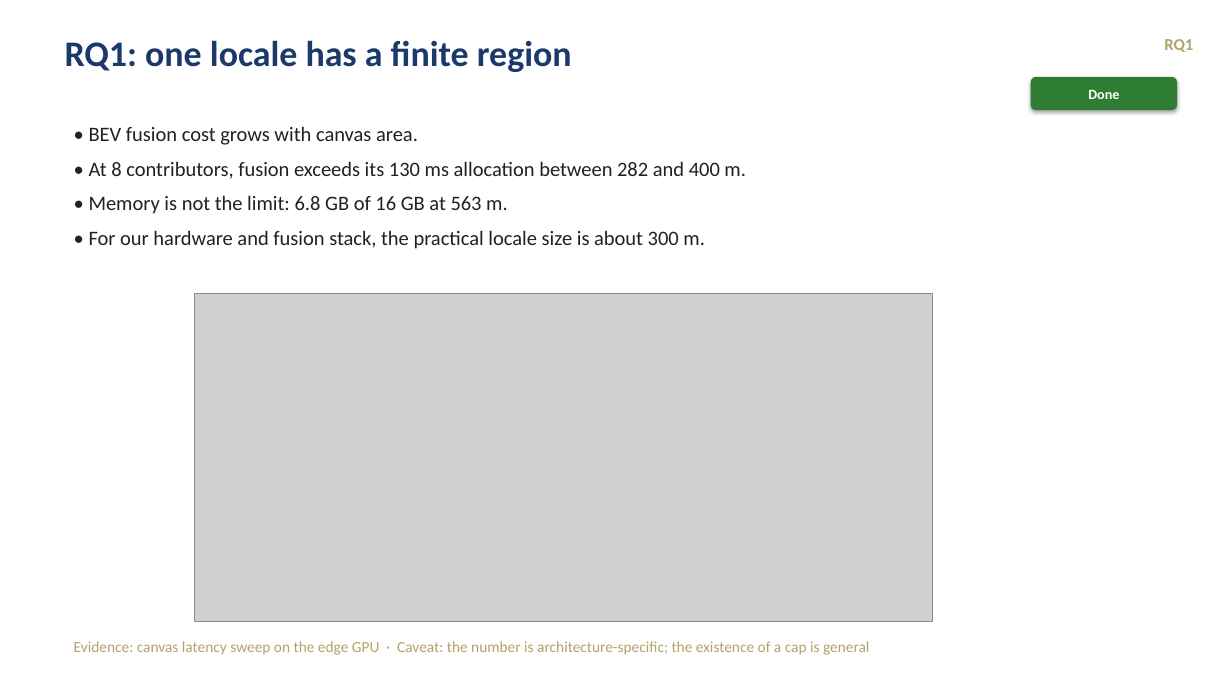
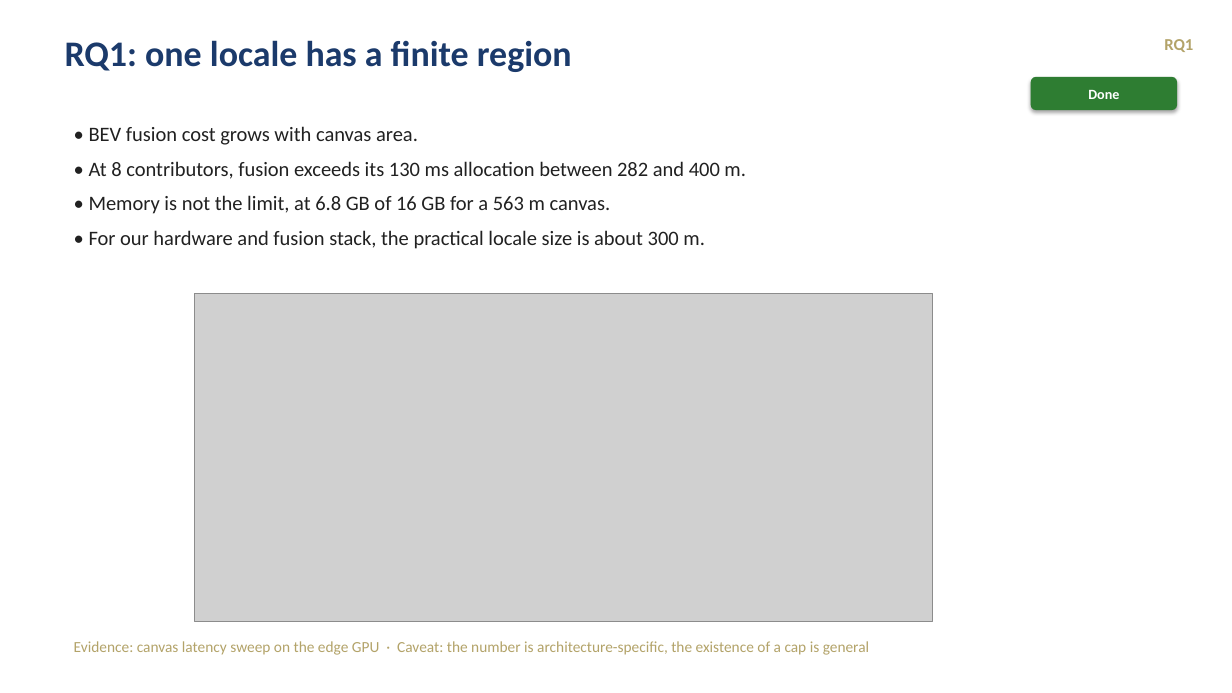
Before and after one commit to tlandle/eCAV, a slide deck: slide 4 of docs/kb/decks/khonsu_story_2026-09-04.pptx. Drawn at 1232x693 pixels with LibreOffice and Linux fonts; fonts in the diff are those of the drawing; grey boxes stand for pictures. Boxes give left, top, right and bottom in pixels: in the first picture for what was removed or moved away, otherwise in the second. Text is boxed around its words. In the diff, an @@ line names an element or a change of style, - is before the commit and + after.

```diff
--- a/docs/kb/decks/khonsu_story_2026-09-04.pptx
+++ b/docs/kb/decks/khonsu_story_2026-09-04.pptx
@@ text at (89,195,611,214): text changed @@
-• Memory is not the limit: 6.8 GB of 16 GB at 563 m.
+• Memory is not the limit, at 6.8 GB of 16 GB for a 563 m canvas.
@@ text at (74,641,869,655): text changed @@
-Evidence: canvas latency sweep on the edge GPU · Caveat: the number is architecture-specific; the existence of a cap is general
+Evidence: canvas latency sweep on the edge GPU · Caveat: the number is architecture-specific, the existence of a cap is general
```
Also in this commit, not shown: 11 other slides changed, 8 slides added, 3 slides removed.
